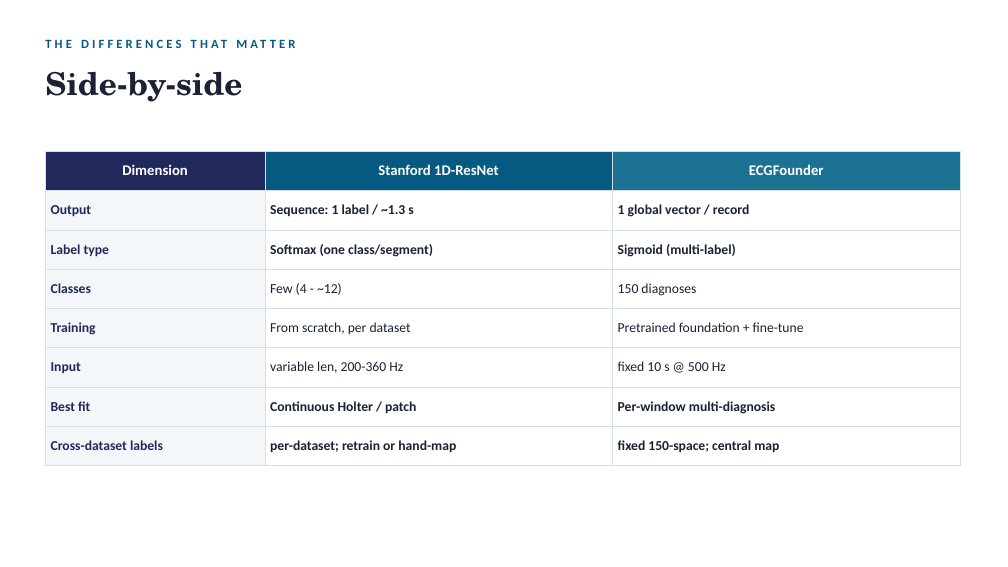
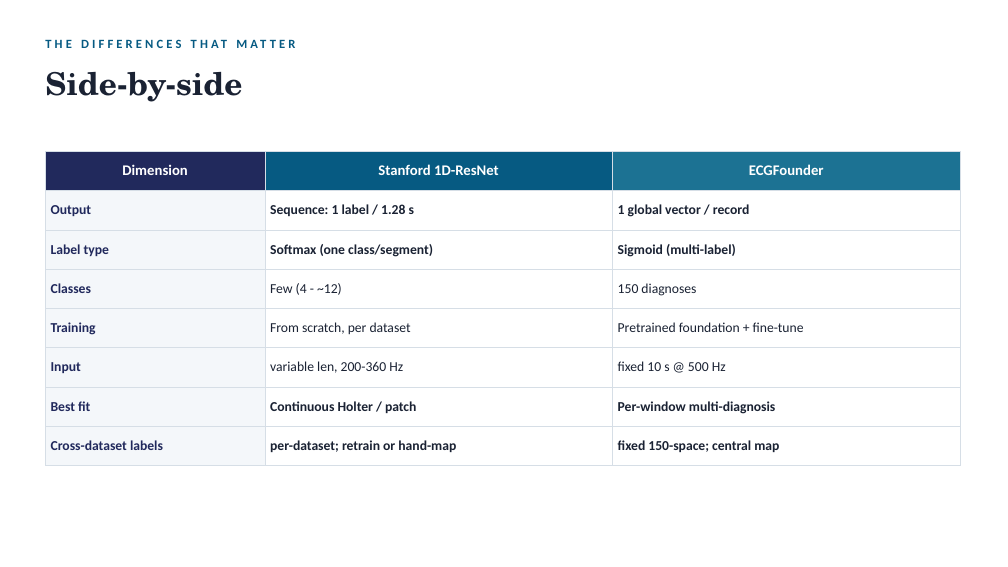
Before and after one commit to yuan842/ECGFounder, a slide deck: slide 5 of docs/Stanford_vs_ECGFounder_6page.pptx (slide 4 before the commit). Drawn at 1008x567 pixels with LibreOffice and Linux fonts; fonts in the diff are those of the drawing. Boxes give left, top, right and bottom in pixels: in the first picture for what was removed or moved away, otherwise in the second. Text is boxed around its words. In the diff, an @@ line names an element or a change of style, - is before the commit and + after.

```diff
--- a/docs/Stanford_vs_ECGFounder_6page.pptx
+++ b/docs/Stanford_vs_ECGFounder_6page.pptx
@@ table at (x1=45, y1=151, x2=960, y2=456) @@
-row 2, column 2: Sequence: 1 label / ~1.3 s
+row 2, column 2: Sequence: 1 label / 1.28 s
```
Also in this commit, not shown: 2 other slides changed, 1 slide added, 4 other files.
